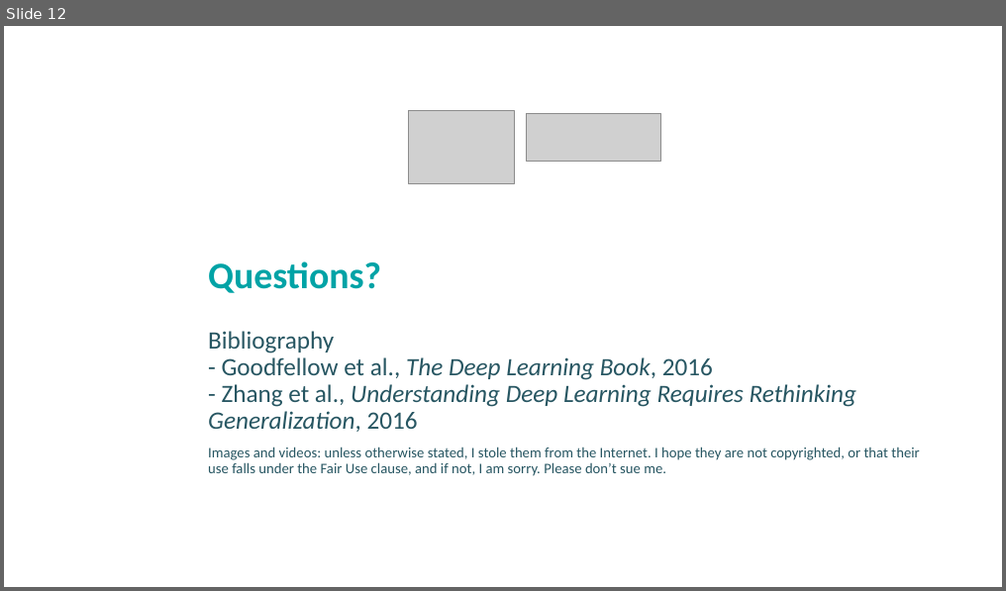
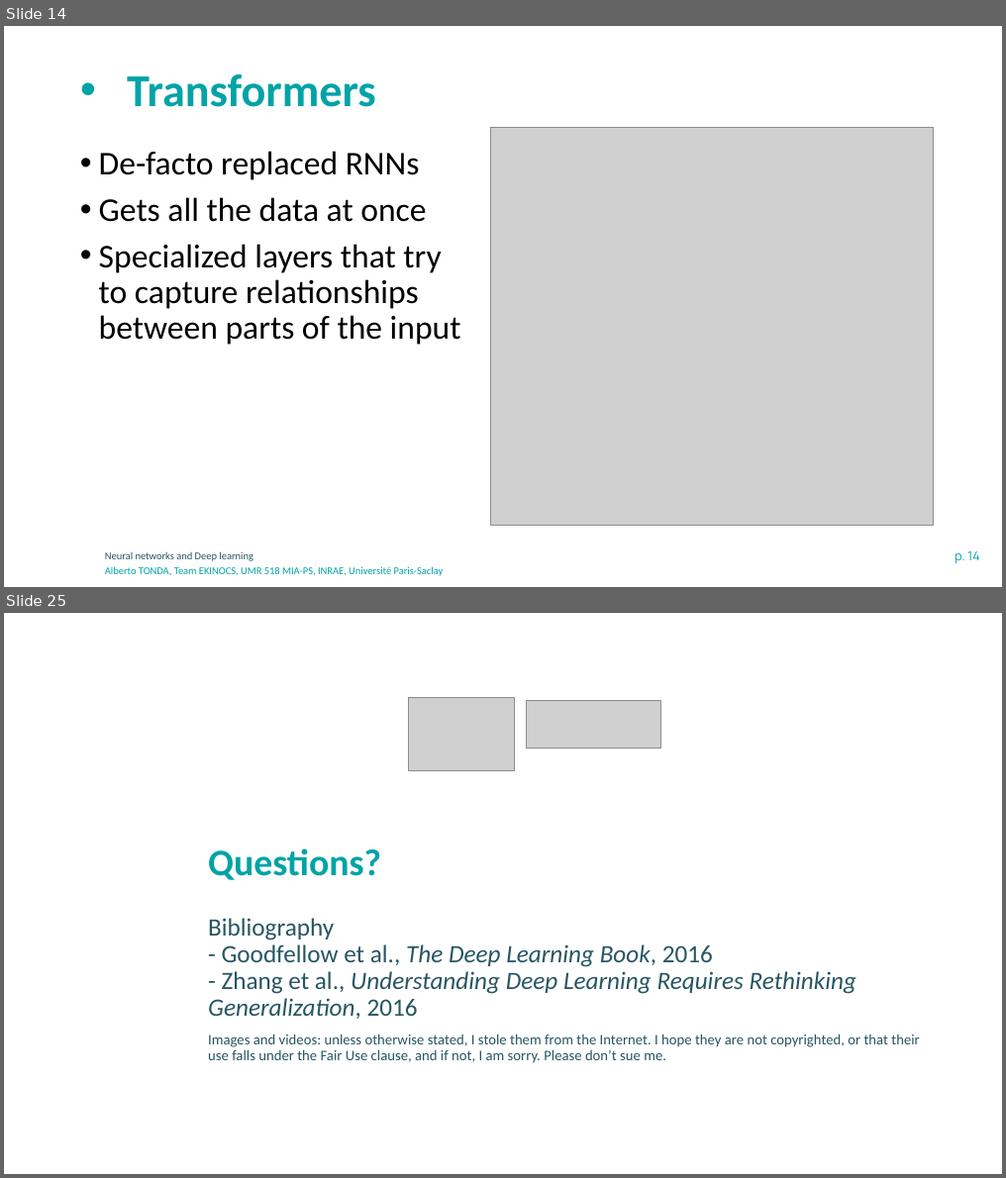
Before and after one commit to albertotonda/teaching, a slide deck: optimization-methods-for-artificial-intelligence/ml-neural-networks.pptx. Shown one above the other, each under a label of ours: slide 12 before the commit, slides 14 and 25 after it; the slides between them are not shown. The pictures are 1006x591 and 1006x1178 pixels, drawn with LibreOffice and Linux fonts; fonts in the diff are those of the drawing; grey boxes stand for pictures; background and template pictures are left out. Boxes give left, top, right and bottom in pixels: in the first picture for what was removed or moved away, otherwise in the second. Text is boxed around its words. In the diff, an @@ line names an element or a change of style, - is before the commit and + after.

```diff
--- a/optimization-methods-for-artificial-intelligence/ml-neural-networks.pptx
+++ b/optimization-methods-for-artificial-intelligence/ml-neural-networks.pptx
@@ slide 14 added at (4,26,1002,587), background #FFFFFF @@
@@ title added at (127,75,376,107), 44 pt, text #00A3A6, bold @@
+• Transformers
@@ picture added at (491,127,933,525) @@
@@ text added at (99,151,461,345), 32 pt, text #000000 @@
+• De-facto replaced RNNs
+• Gets all the data at once
+• Specialized layers that try
+  to capture relationships
+  between parts of the input
@@ text added at (105,552,253,562), 10 pt, text #275662 @@
+Neural networks and Deep learning
@@ page number added at (954,552,979,564), 12 pt, text #00A3A6 @@
+p. 14
@@ text added at (105,567,444,576), 10 pt, text #00A3A6 @@
+Alberto TONDA, Team EKINOCS, UMR 518 MIA-PS, INRAE, Université Paris-Saclay
@@ what was slide 12 is now slide 25 @@
```
Also in this commit, not shown: 10 slides changed, 12 other slides added, 3 other files.
